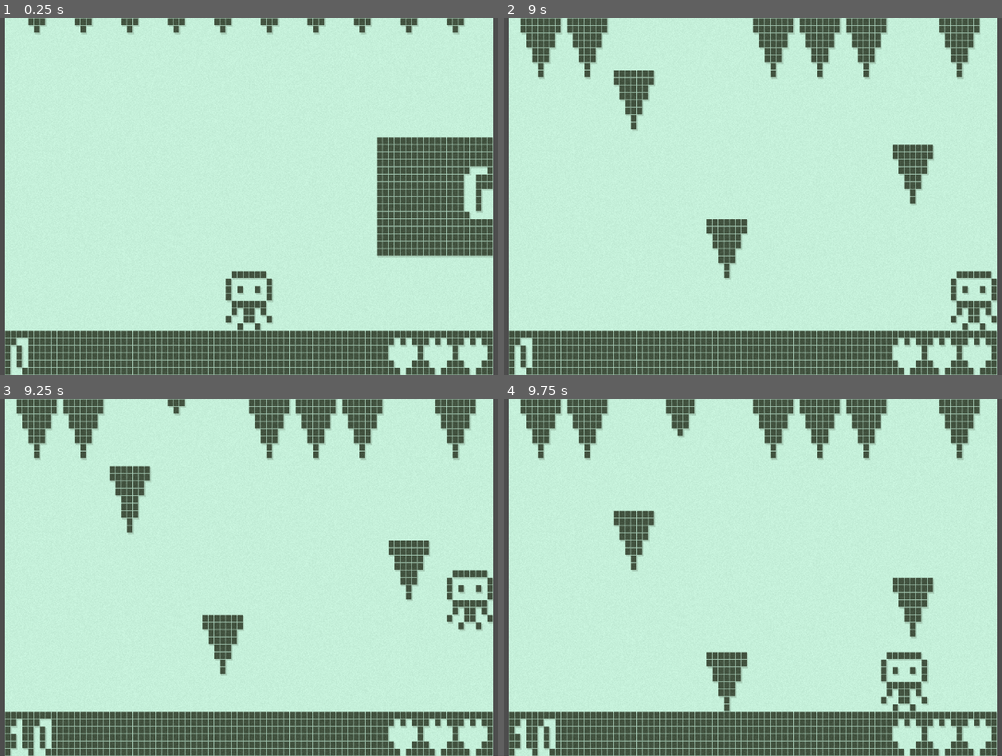
Above: before the commit, frames 1-4 (two rows, left to right).
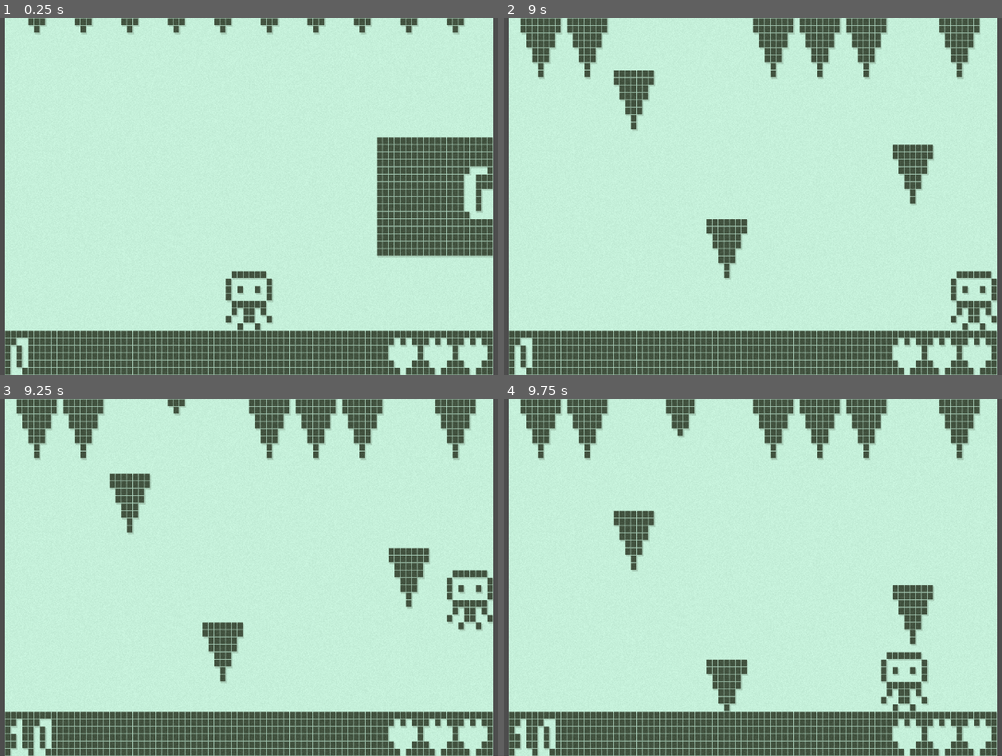
Above: after the commit, the same moments.

Repository: Qowface/nokiajam-6
Game: Godot game, scene res://main.tscn
The game is run twice, just before and just after one commit, with the same random seed, the same clock (stepped at 60 frames per second) and the same inputs.
Inputs:
- Up to frame 1 (0.25 s): no input
- Up to frame 2 (9 s): hold Right (move_right) 0.53-2.03 s; tap Space (jump) at 0.77, 1.52, 3.02, 3.77, 4.52, 6.02, 6.77, 7.52 s; hold Left (move_left) 2.03-2.78 s; hold Right (move_right) 2.78-4.28 s; hold Left (move_left) 4.28-5.03 s; hold Right (move_right) 5.03-5.78 s; hold Left (move_left) 5.78-7.28 s; hold Right (move_right) from 7.28 s (still down)
- Up to frame 3 (9.25 s): keep holding Right (move_right); tap Space (jump) at 9.02 s
- Up to frame 4 (9.75 s): release Right (move_right) at 9.53 s; hold Left (move_left) from 9.53 s (still down)

Frames 1-2 are identical in both runs. In frame 3, 1.1% of the frame differs, in the area x 21-87%, y 18-80%; in frame 4, 0.7%.

Commit message:
Increase icicle speed and score increment over time.

Diff:
--- a/scripts/icicle_game.gd
+++ b/scripts/icicle_game.gd
@@ -3,6 +3,9 @@
 
 var lives = 3
 var score = 0
+
+var icicle_speed = 10
+var score_increment = 10
 
 @onready var player = $Player
 @onready var icicles = $Icicles
@@ -52,8 +55,9 @@
 
 
 func _on_icicle_scored():
-	score += 10
+	score += score_increment
 	ui.set_score_label(score)
+	speed_up_icicles()
 
 
 func game_over():
@@ -63,3 +67,12 @@
 	await get_tree().create_timer(4.0).timeout
 	get_tree().paused = false
 	get_tree().reload_current_scene()
+
+
+func speed_up_icicles():
+	icicle_speed += 1
+	score_increment = floor(icicle_speed / 10) * 10
+	print(icicle_speed)
+	print(score_increment)
+	for icicle in get_tree().get_nodes_in_group("icicles"):
+		icicle.fall_speed = icicle_speed
